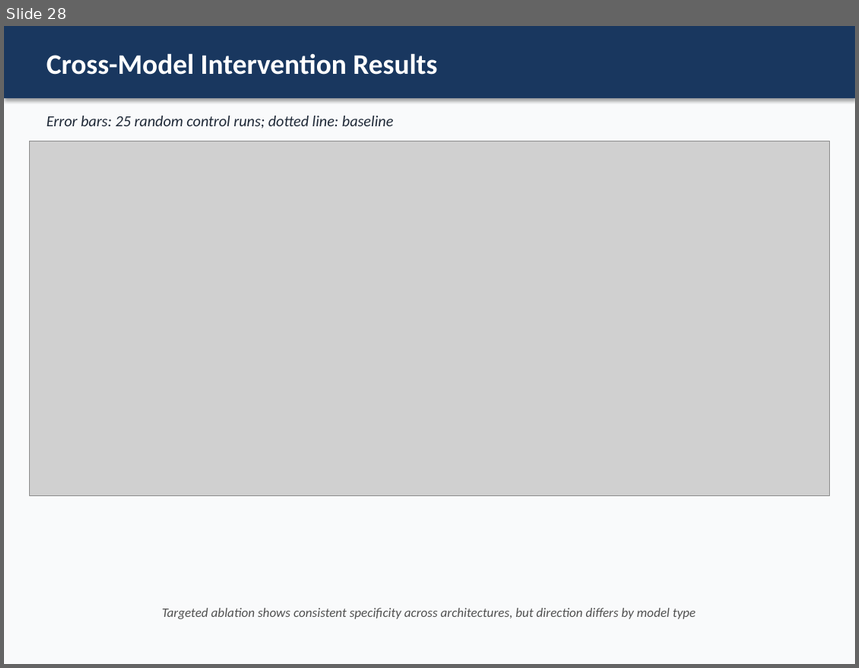
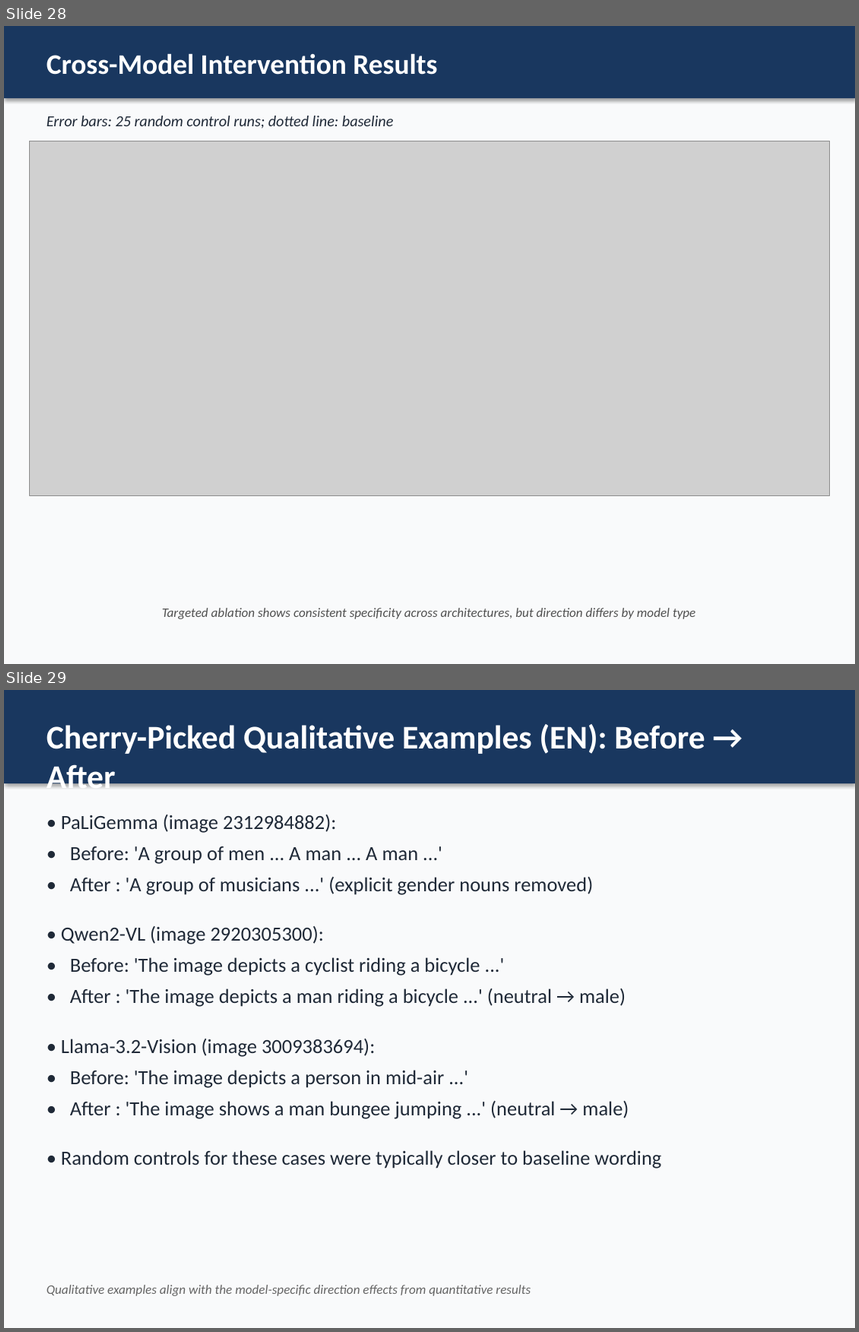
Before and after one commit to nour-mubarak/mechanistic_intrep, a slide deck: sae_captioning_project/presentation/SAE_Gender_Bias_Supervisor_Presentation.pptx. Shown one above the other, each under a label of ours: slide 28 before the commit, slides 28 and 29 after it. The pictures are 859x668 and 859x1332 pixels, drawn with LibreOffice and Linux fonts; fonts in the diff are those of the drawing; grey boxes stand for pictures. Boxes give left, top, right and bottom in pixels: in the first picture for what was removed or moved away, otherwise in the second. Text is boxed around its words. In the diff, an @@ line names an element or a change of style, - is before the commit and + after.

Commit message:
Update subproject commit references to indicate dirty state; enhance qualitative examples in presentation and LaTeX files for clarity in cross-lingual analysis

```diff
--- a/sae_captioning_project/presentation/SAE_Gender_Bias_Supervisor_Presentation.pptx
+++ b/sae_captioning_project/presentation/SAE_Gender_Bias_Supervisor_Presentation.pptx
@@ slide 29 added at <box>4,690,855,1328</box>, background #F9FAFB @@
@@ rectangle added at <box>4,690,855,783</box>, fill #19375F @@
@@ text added at <box>47,724,705,796</box>, 28 pt, text #FFFFFF, bold @@
+Cherry-Picked Qualitative Examples (EN): Before → After
@@ text added at <box>61,815,661,1169</box>, 17 pt, text #1F2937 @@
+• PaLiGemma (image 2312984882):
+• Before: 'A group of men ... A man ... A man ...'
+• After : 'A group of musicians ...' (explicit gender nouns removed)
+• Qwen2-VL (image 2920305300):
+• Before: 'The image depicts a cyclist riding a bicycle ...'
+• After : 'The image depicts a man riding a bicycle ...' (neutral → male)
+• Llama-3.2-Vision (image 3009383694):
+• Before: 'The image depicts a person in mid-air ...'
+• After : 'The image shows a man bungee jumping ...' (neutral → male)
+• Random controls for these cases were typically closer to baseline wording
@@ text added at <box>47,1285,531,1296</box>, 11 pt, text #646464, italic @@
+Qualitative examples align with the model-specific direction effects from quantitative results
```
Also in this commit, not shown: 2 other slides added, 4 other files.
